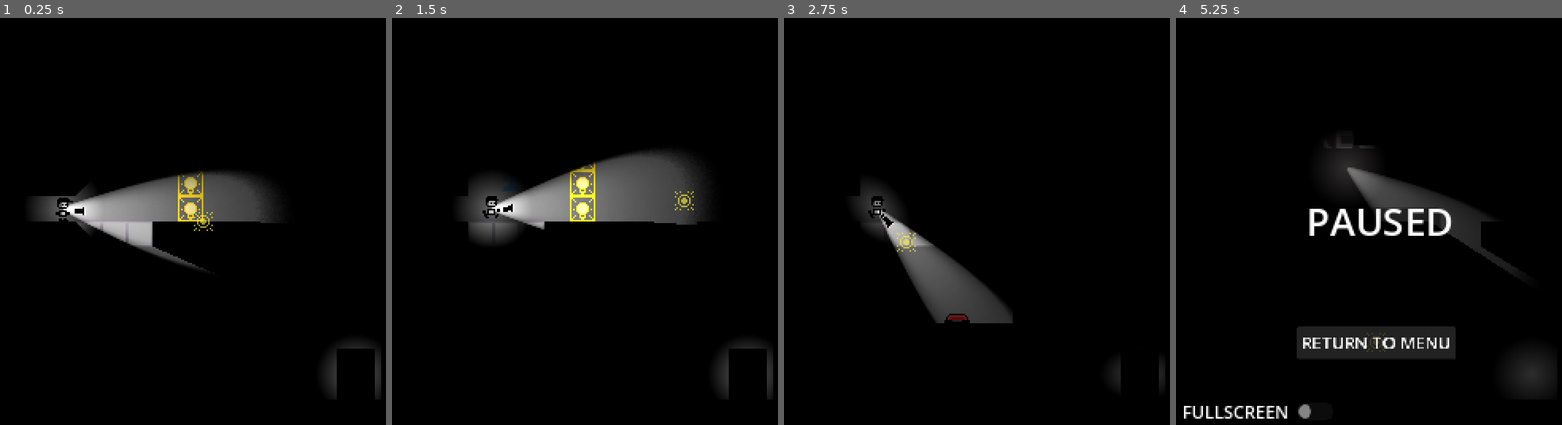
Above: before the commit, frames 1-4 (left to right).
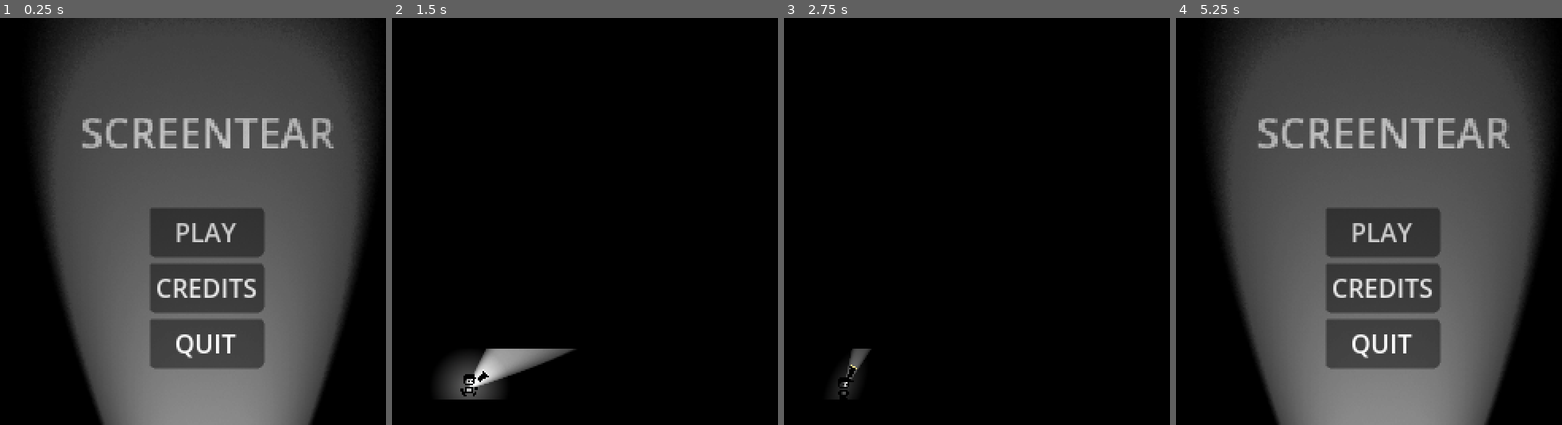
Above: after the commit, the same moments.

Repository: DylanPerry2098/ScreenTear
Game: Godot game, scene res://scenes/levels/main_menu.tscn
The game is run twice, just before and just after one commit, with the same random seed, the same clock (stepped at 60 frames per second) and the same inputs. Before the commit the project starts from res://scenes/levels/test_room.tscn.
Inputs (mouse positions are in pixels of both pictures, inside the frame that each line leads up to):
- Up to frame 1 (0.25 s): no input
- Up to frame 2 (1.5 s): click (596, 233) at 0.5 s, where only the run after the commit has a clickable "PLAY"; tap Enter at 1.25 s; move the mouse to (685, 201) at 1.27 s; hold D (move_right) from 1.28 s (still down); tap E (interact) at 1.35 s
- Up to frame 3 (2.75 s): keep holding D (move_right); tap Space (jump) at 1.52, 2.27 s; move the mouse to (907, 241) at 2.02 s; tap F (turn_off_flashlight) at 2.1 s
- Up to frame 4 (5.25 s): move the mouse to (1419, 131) at 2.77 s; release D (move_right) at 2.78 s; hold A (move_left) 2.78-3.53 s; tap E (interact) at 2.85, 4.35 s; move the mouse to (1357, 302) at 3.52 s; hold D (move_right) 3.53-5 s; tap F (turn_off_flashlight) at 3.6 s; tap Space (jump) at 3.77, 4.52 s; move the mouse to (1500, 282) at 4.27 s; tap Escape (pause) at 4.9 s; click "RETURN TO MENU" at 5 s

The runs differ from the first frame. In frame 1, 74% of the frame differs, in the area x 8-99%, y 0-100%; in frame 2, 11%; in frame 3, 5.0%; in frame 4, 76%, in the area x 2-98%, y 0-100%.

Commit message:
Fix Issue With Menu Scene Navigation Causing Issues

Diff:
--- a/project.godot
+++ b/project.godot
@@ -11,7 +11,7 @@
 [application]
 
 config/name="Screentear"
-run/main_scene="uid://0tkgly1g3kah"
+run/main_scene="uid://c7hr2mcf3b6d6"
 config/features=PackedStringArray("4.7", "Forward Plus")
 config/icon="res://assets/icon.svg"
 
--- a/scenes/levels/level_1.tscn
+++ b/scenes/levels/level_1.tscn
@@ -9,6 +9,7 @@
 [ext_resource type="PackedScene" uid="uid://bxv1ksdqyurbf" path="res://scenes/sound/audio_stream_player_bg_music.tscn" id="8_s8va5"]
 [ext_resource type="PackedScene" uid="uid://c5ilmhfephti" path="res://scenes/gizmos/overhead_light.tscn" id="9_dga24"]
 [ext_resource type="Script" uid="uid://cijw3waqmb8dc" path="res://scripts/utils/camera_point.gd" id="9_qxy0u"]
+[ext_resource type="PackedScene" uid="uid://ckfw3i5j7f385" path="res://scenes/utils/pause_menu.tscn" id="10_qxy0u"]
 
 [node name="Level1" type="Node2D" unique_id=330516812]
 
@@ -89,3 +90,5 @@
 position = Vector2(640, 128)
 script = ExtResource("9_qxy0u")
 metadata/_custom_type_script = "uid://cijw3waqmb8dc"
+
+[node name="PauseMenu" parent="." unique_id=282580624 instance=ExtResource("10_qxy0u")]
--- a/scenes/levels/main_menu.tscn
+++ b/scenes/levels/main_menu.tscn
@@ -13,6 +13,7 @@
 grow_vertical = 2
 script = ExtResource("1_721jg")
 credit_screen = NodePath("CreditScreen")
+target_scene = "uid://c3hrmhinkf4bk"
 
 [node name="DarknessLayer" parent="." unique_id=749041299 instance=ExtResource("1_fsby3")]
 layout_mode = 0
--- a/scripts/scene_managment/main_menu.gd
+++ b/scripts/scene_managment/main_menu.gd
@@ -1,12 +1,20 @@
 extends Control
 
 @export var credit_screen: Control
+@export_file("*.tscn") var target_scene: String
+var _target_scene_instance: Node
 
 # Called when the node enters the scene tree for the first time.
 func _ready() -> void:
 	if !credit_screen:
-		print("No Attached Credit Screen On " + self.name)
+		push_error("No Attached Credit Screen On " + self.name)
+		return
 
+	if !target_scene:
+		push_error("No Attached Start Level On " + self.name)
+		return
+	var a: PackedScene = load(target_scene)
+	_target_scene_instance = a.instantiate()
 
 # Called every frame. 'delta' is the elapsed time since the previous frame.
 func _toggle_credit_screen(bl: bool) -> void:
@@ -15,7 +23,7 @@
 
 
 func _on_play_button_pressed() -> void:
-	get_tree().change_scene_to_file("res://scenes/levels/level_1.tscn")
+	SceneManager.change_scenes_to_path(_target_scene_instance)
 
 
 func _on_credits_button_pressed() -> void:
--- a/scripts/scene_managment/pause_screen.gd
+++ b/scripts/scene_managment/pause_screen.gd
@@ -2,6 +2,13 @@
 
 @onready var menu = $PauseScreen
 var paused := false
+
+var target_scene := "res://scenes/levels/main_menu.tscn"
+var _target_scene_instance: Node
+
+func _ready() -> void:
+	var a: PackedScene = load(target_scene)
+	_target_scene_instance = a.instantiate()
 
 # Called every frame. 'delta' is the elapsed time since the previous frame.
 func _process(delta: float) -> void:
@@ -21,7 +28,7 @@
 
 
 func _on_menu_button_pressed() -> void:
-	get_tree().change_scene_to_file("res://scenes/levels/main_menu.tscn")
+	SceneManager.change_scenes_to_path(_target_scene_instance)
 
 
 func _on_fullscreen_button_toggled(toggled_on: bool) -> void:
